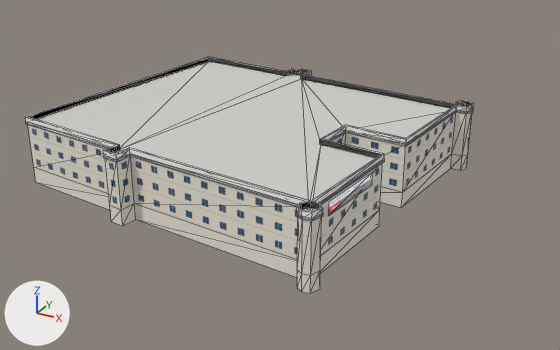
What one commit did to the glTF model game/models/hero/pbplaza.glb.
The view is the same before and after, from a 50 mm camera at (93.4, -194.0, 99.4) aimed at (-13.8, 1.0, 1.9). Lighting does not change. The marker at lower left points along +X, +Y and +Z. The first picture is the older version. Mesh edges are drawn as thin lines. Objects named as collision shapes, trigger or cutter boxes, shadow casters or lower levels of detail are left out. Vertices at exactly the same position are counted once.

The first picture shows 'pbplaza_lod0'.
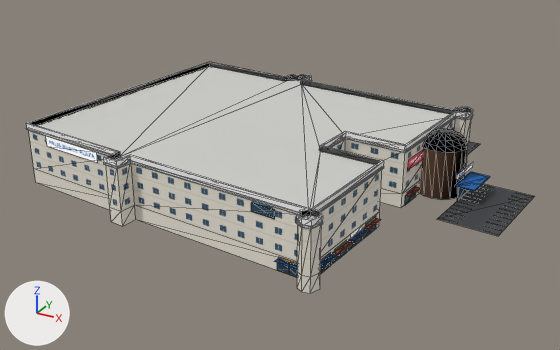
What the commit changed:
Material 'aw0' (mat_aw0) is new.
Its base color is (0.00402, 0.112, 0.392) (blue #0d5ea8).
Its roughness is 0.85.
Material 'glass' (mat_glass) is new.
Its base color is (0.0369, 0.0887, 0.144) (dark blue #36546a).
Its metallic is 0.3.
Its roughness is 0.15.
Material 'paint' (mat_paint) is new.
Its base color is (0.888, 0.888, 0.888) (white #f2f2f2).
Its roughness is 0.85.
Material 'aw1' (mat_aw1) is new.
Its base color is (0.584, 0.0953, 0.0423) (orange #c9573a).
Its roughness is 0.85.
Material 'rot' (mat_rot) is new.
Its base color is (0.815, 0.456, 0.275) (beige #e9b48f).
Its roughness is 0.85.
Material 'asphalt' (mat_asphalt) is new.
Its base color is (0.0437, 0.0467, 0.0513) (dark grey #3b3d40).
Its roughness is 0.85.
Material 'mullion' (mat_mullion) is new.
Its base color is (0.687, 0.687, 0.687) (light grey #d8d8d8).
Its roughness is 0.85.
me_pbplaza_lod0 is used by ob_pbplaza_lod0; location (-22.7, -2.0, 10.8); scale (57.6, 57.6, 57.6).
me_pbplaza_lod0 had 292 vertices, 416 faces and spanned x -1.0..1.0, y -0.9..0.9, z -0.19..0.19.
me_pbplaza_lod0 now has 1100 vertices, 1310 faces and spans x -1.0..1.0, y -0.87..0.87, z -0.14..0.14.
me_pbplaza_lod0 part 1: the loose piece of 96 vertices spanning x -0.99..0.99, y -0.89..0.89, z -0.19..0.16 is scaled about its middle by (0.829, 0.829, 0.747), then moved by (-0.17, -0.13, 0.0).
me_pbplaza_lod0 part 2: the loose piece of 128 vertices spanning x -1.0..1.0, y -0.89..0.89, z 0.15..0.19 is scaled about its middle by (0.829, 0.83, 0.833), then moved by (-0.17, -0.13, -0.04).
me_pbplaza_lod0 part 3: the loose piece of 64 vertices spanning x -1.0..1.0, y -0.9..0.9, z 0.15..0.16 is scaled about its middle by (0.829, 0.83, 0.826), then moved by (-0.17, -0.13, -0.04).
me_pbplaza_lod0 part 4: the loose piece of 4 vertices spanning x 0.79..0.83, y -0.68..-0.3, z 0.08..0.14 is deleted.
me_pbplaza_lod0 part 5: 808 vertices added at x -0.48..1.0, y -0.82..0.87, z -0.14..0.14.
me_pbplaza_lod0 part 6: 4 vertices added at x -0.87..-0.56, y -0.69..-0.65, z 0.06..0.11.
me_pbplaza_lod0 gains material mat_rot (beige #e9b48f).
me_pbplaza_lod0 gains material mat_glass (dark blue #36546a).
me_pbplaza_lod0 gains material mat_aw0 (blue #0d5ea8).
me_pbplaza_lod0 gains material mat_mullion (light grey #d8d8d8).
me_pbplaza_lod0 gains material mat_aw1 (orange #c9573a).
me_pbplaza_lod0 gains material mat_asphalt (dark grey #3b3d40).
me_pbplaza_lod0 gains material mat_paint (white #f2f2f2).
Object 'pbplaza_lod0' (ob_pbplaza_lod0) moves from (-22.7, -2.0, 10.8) to (-10.8, 7.1, 9.8).
Object 'pbplaza_lod0' (ob_pbplaza_lod0) is rescaled from (57.6, 57.6, 57.6) to (69.5, 69.5, 69.5).

Changed parts and their boxes [x1, y1, x2, y2] in the pictures (560 x 350 px; the box of a moved part takes in the faces that stretch with it):
'pbplaza_lod0', reshaped, moved, rescaled (13% wider): before [26, 57, 474, 293]; after [26, 62, 534, 293]
part 1 of me_pbplaza_lod0, moved or reshaped: before [28, 61, 472, 292]; after [29, 66, 472, 292]
part 2 of me_pbplaza_lod0, moved or reshaped: before [26, 57, 474, 218]; after [26, 62, 473, 226]
part 3 of me_pbplaza_lod0, moved or reshaped: before [26, 75, 474, 221]; after [27, 80, 473, 229]
part 4 of me_pbplaza_lod0, deleted: before [329, 172, 373, 215]
part 5 of me_pbplaza_lod0, added: after [251, 128, 534, 277]
part 6 of me_pbplaza_lod0, added: after [46, 136, 98, 163]
